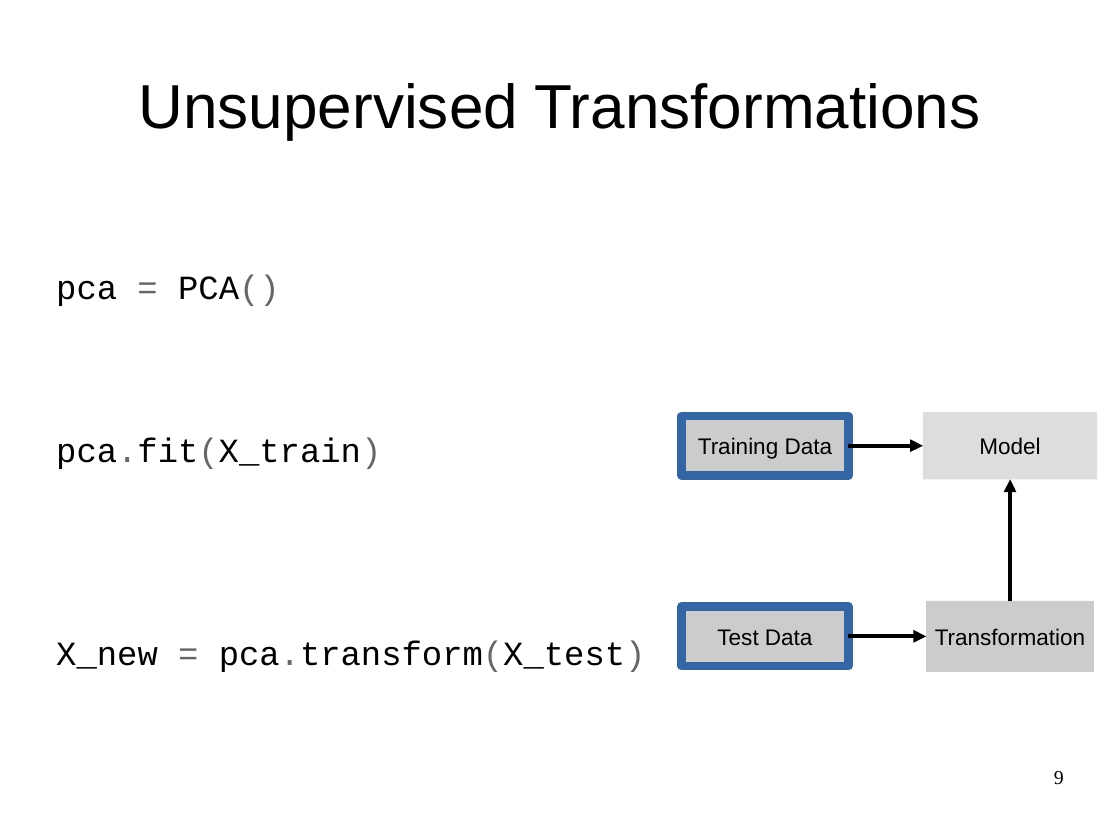
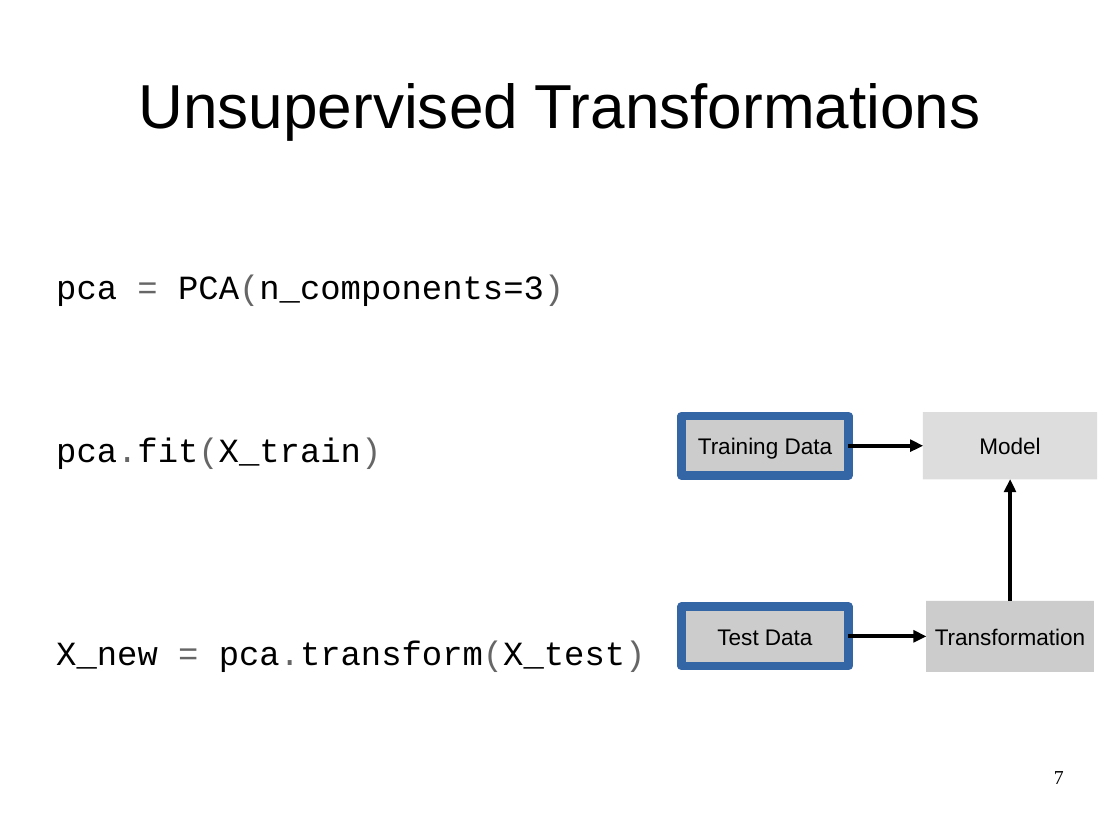
Before and after one commit to amueller/talks_odt, a slide deck: slide 7 of nyc-open-data-2015-andvanced-sklearn.odp (slide 9 before the commit). Drawn at 1120x840 pixels with LibreOffice and Linux fonts; fonts in the diff are those of the drawing. Boxes give left, top, right and bottom in pixels: in the first picture for what was removed or moved away, otherwise in the second. Text is boxed around its words. In the diff, an @@ line names an element or a change of style, - is before the commit and + after.

```diff
--- a/nyc-open-data-2015-andvanced-sklearn.odp
+++ b/nyc-open-data-2015-andvanced-sklearn.odp
@@ text at [56, 274, 564, 306]: text changed @@
-pca = PCA()
+pca = PCA(n_components=3)
@@ page number at [1054, 771, 1064, 784]: text changed @@
-9
+7
```
Also in this commit, not shown: 58 other slides changed, 1 slide added, 5 slides removed.
